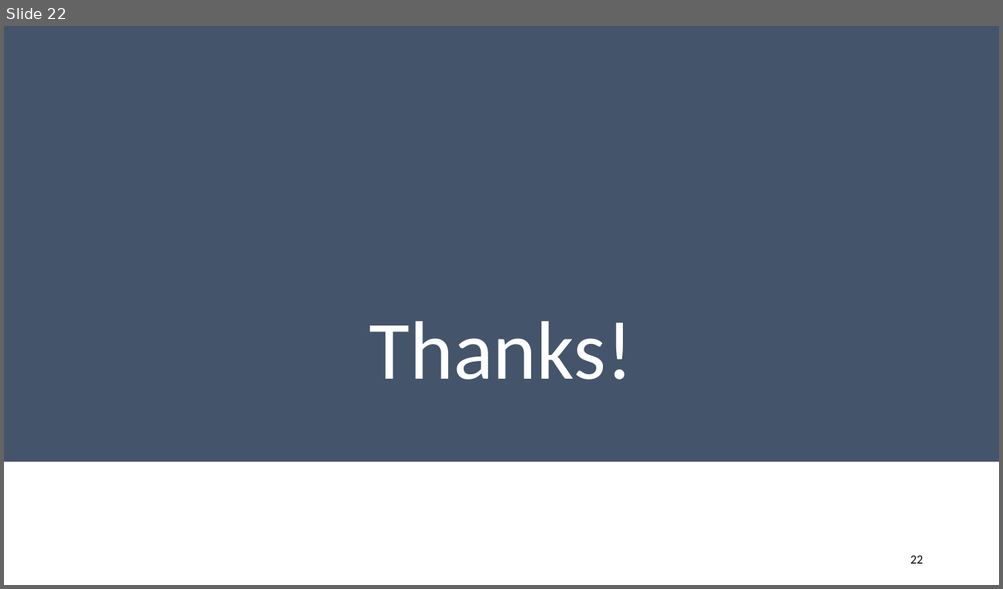
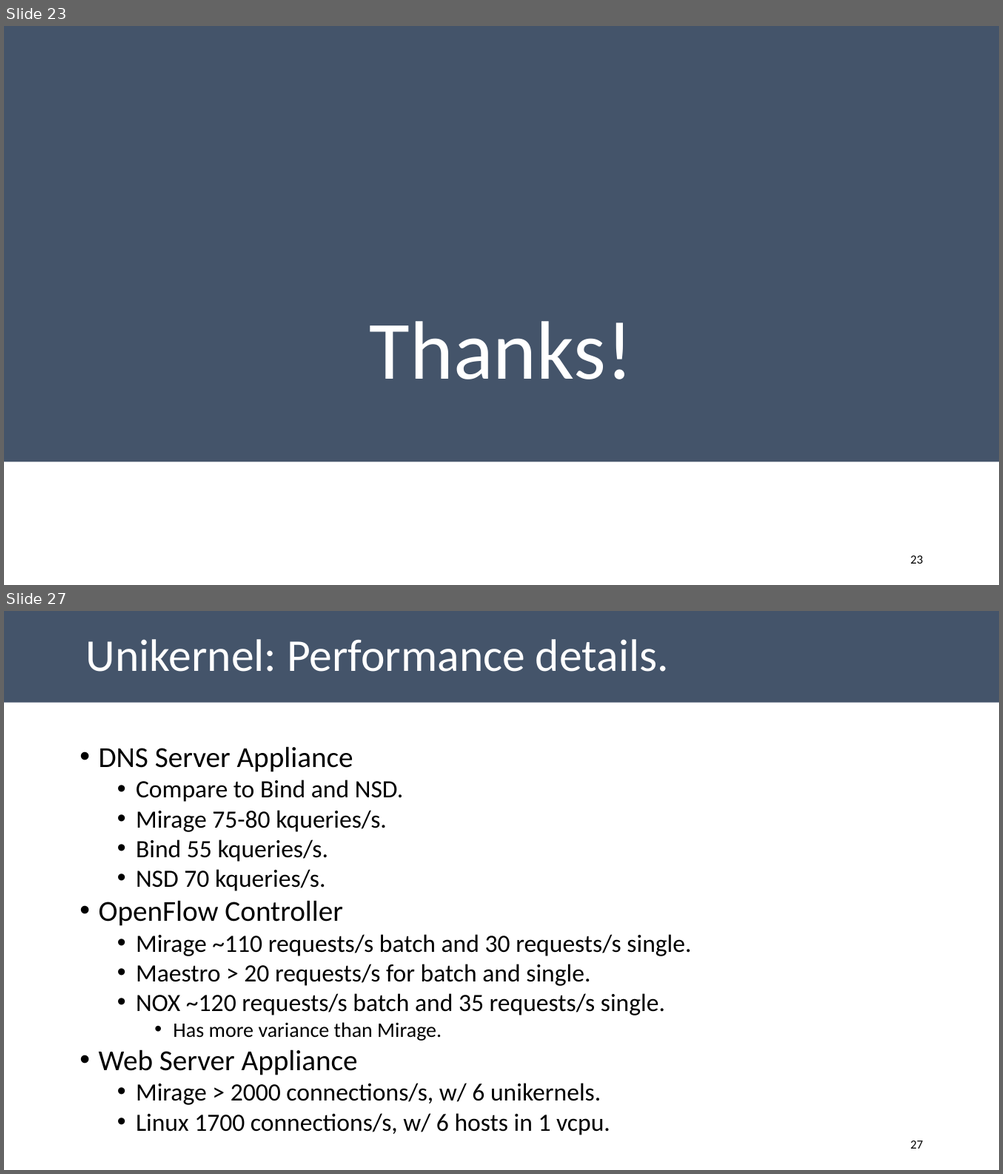
Before and after one commit to aghosn/CandidacyPresentation, a slide deck: CE_presentation.pptx. Shown one above the other, each under a label of ours: slide 22 before the commit, slides 23 and 27 after it; the slides between them are not shown. The pictures are 1003x589 and 1003x1174 pixels, drawn with LibreOffice and Linux fonts; fonts in the diff are those of the drawing. Boxes give left, top, right and bottom in pixels: in the first picture for what was removed or moved away, otherwise in the second. Text is boxed around its words. In the diff, an @@ line names an element or a change of style, - is before the commit and + after.

```diff
--- a/CE_presentation.pptx
+++ b/CE_presentation.pptx
@@ slide 27 added at (4, 611, 999, 1170), background #FFFFFF @@
@@ title added at (4, 611, 999, 703), fill #44546A, 44 pt, text #FFFFFF @@
+Unikernel: Performance details.
@@ text added at (99, 746, 691, 1136), 24 pt, text #000000 @@
+• DNS Server Appliance
+  • Compare to Bind and NSD.
+  • Mirage 75-80 kqueries/s.
+  • Bind 55 kqueries/s.
+  • NSD 70 kqueries/s.
+• OpenFlow Controller
+  • Mirage ~110 requests/s batch and 30 requests/s single.
+  • Maestro > 20 requests/s for batch and single.
+  • NOX ~120 requests/s batch and 35 requests/s single.
+    • Has more variance than Mirage.
+• Web Server Appliance
+  • Mirage > 2000 connections/s, w/ 6 unikernels.
+  • Linux 1700 connections/s, w/ 6 hosts in 1 vcpu.
@@ page number added at (910, 1141, 922, 1149), 12 pt, text #000000 @@
+27
@@ what was slide 22 is now slide 23 @@
@@ page number at (910, 556, 922, 564): text changed @@
-22
+23
```
Also in this commit, not shown: 3 slides changed, 4 other slides added, 3 other files.
